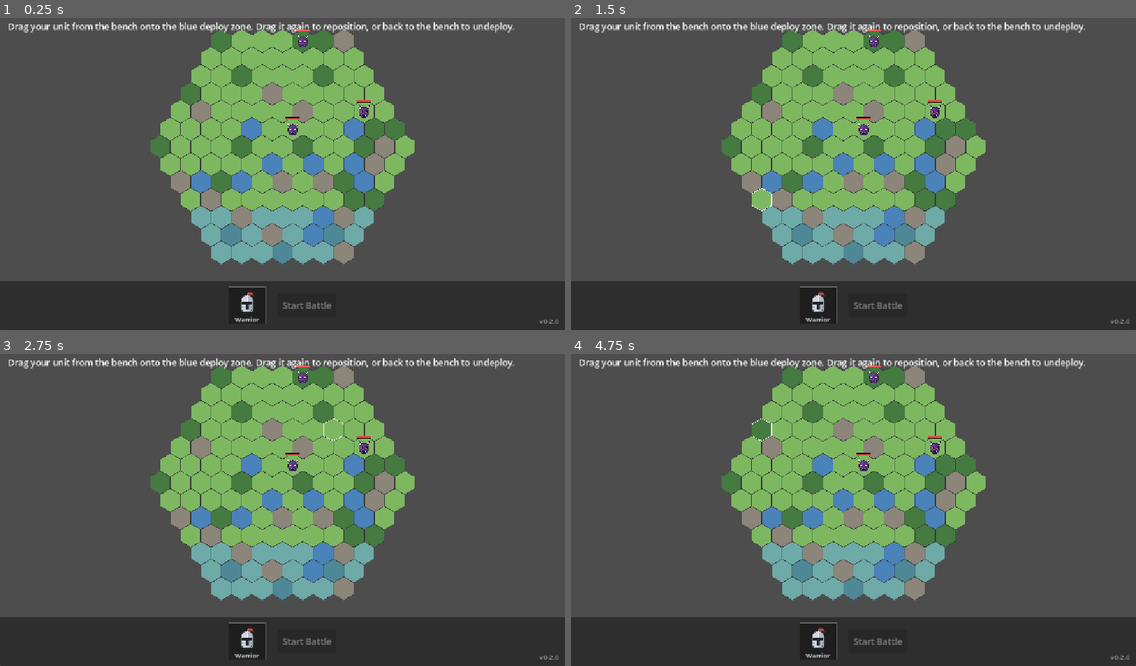
Above: before the commit, frames 1-4 (two rows, left to right).
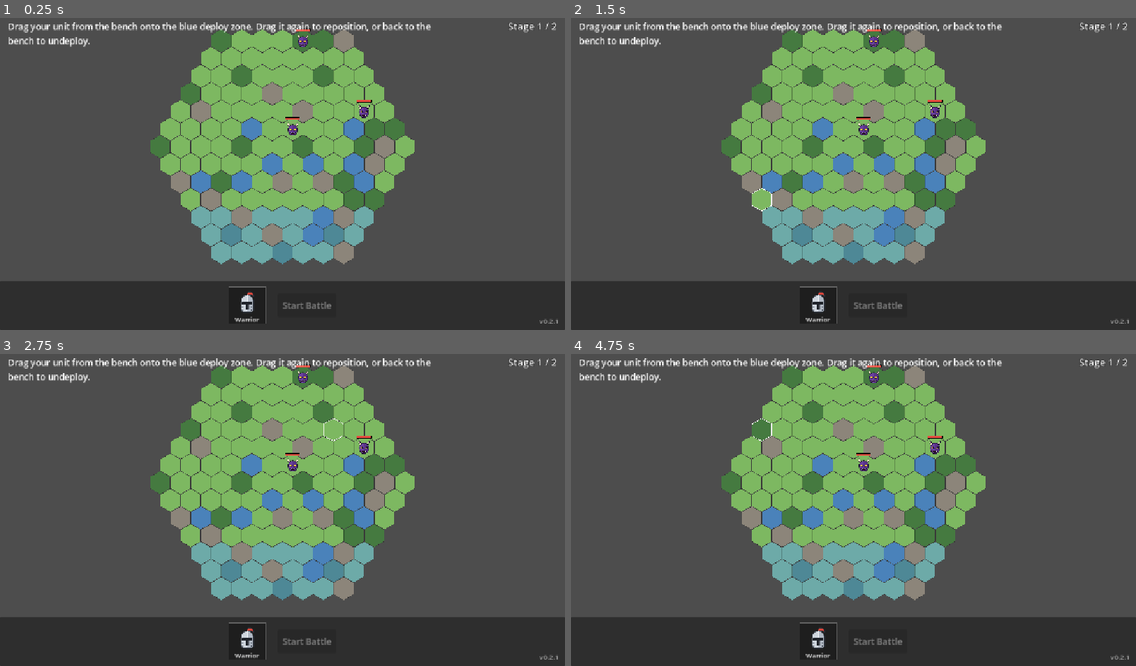
Above: after the commit, the same moments.

Repository: derek-chou/chess
Game: Godot game, scene res://scenes/Main.tscn
Two runs of this game, one before a commit and one after it. Both use one fixed random seed, a clock stepped at 60 frames per second and the inputs below.
Inputs (mouse positions are in pixels of both pictures, inside the frame that each line leads up to):
- Up to frame 1 (0.25 s): no input
- Up to frame 2 (1.5 s): tap Enter at 0.5 s; drag from (819, 305) to (910, 102) at 0.52 s; drag from (740, 186) to (825, 233) at 1.27 s
- Up to frame 3 (2.75 s): tap Space at 2 s; move the mouse to (339, 438) at 2.02 s; click (339, 438) at 2.17 s
- Up to frame 4 (4.75 s): tap Enter at 2.75, 4.25 s; drag from (825, 569) to (684, 460) at 2.77 s; tap Space at 3.5 s; move the mouse to (1023, 553) at 3.52 s; click (1023, 553) at 3.67 s; drag from (684, 460) to (768, 428) at 4.27 s

The runs differ from the first frame. In frame 1, 0.5% of the frame differs, in the area x 1-99%, y 1-98%; in frame 2, 0.5%; in frame 3, 0.5%; in frame 4, 0.5%.

Commit message:
新增第二關（小怪 3 隻＋小王 1 隻）與關卡流程；版號 v0.2.1

Diff:
--- /dev/null
+++ b/icons/boss.svg
@@ -0,0 +1,22 @@
+<svg xmlns="http://www.w3.org/2000/svg" width="128" height="128" viewBox="0 0 64 64">
+  <!-- 大角 -->
+  <path d="M17 26 C8 22 4 12 6 2 C11 10 17 14 25 17 Z" fill="#3a3a3a" stroke="#120808" stroke-width="2" stroke-linejoin="round"/>
+  <path d="M47 26 C56 22 60 12 58 2 C53 10 47 14 39 17 Z" fill="#3a3a3a" stroke="#120808" stroke-width="2" stroke-linejoin="round"/>
+  <!-- 頭 -->
+  <path d="M32 15 C45 15 53 24 53 36 C53 49 44 60 32 60 C20 60 11 49 11 36 C11 24 19 15 32 15 Z" fill="#c0392b" stroke="#120808" stroke-width="2.5"/>
+  <!-- 右側陰影 -->
+  <path d="M32 15 C45 15 53 24 53 36 C53 49 44 60 32 60 Z" fill="#8e2219" opacity="0.55"/>
+  <!-- 金冠 -->
+  <path d="M21 20 L21 9 L26.5 14 L32 6 L37.5 14 L43 9 L43 20 Z" fill="#f5c542" stroke="#120808" stroke-width="2" stroke-linejoin="round"/>
+  <circle cx="32" cy="15" r="2" fill="#3fb6e8" stroke="#120808" stroke-width="1"/>
+  <!-- 怒眼 -->
+  <path d="M16 31 L28 35 L26 41 L17 38 Z" fill="#fff36b" stroke="#120808" stroke-width="1.5" stroke-linejoin="round"/>
+  <path d="M48 31 L36 35 L38 41 L47 38 Z" fill="#fff36b" stroke="#120808" stroke-width="1.5" stroke-linejoin="round"/>
+  <circle cx="24" cy="37.5" r="2" fill="#120808"/>
+  <circle cx="40" cy="37.5" r="2" fill="#120808"/>
+  <!-- 嘴與獠牙 -->
+  <path d="M19 46 C25 51 39 51 45 46 C43 55 37 57 32 57 C27 57 21 55 19 46 Z" fill="#2a0808" stroke="#120808" stroke-width="1.5" stroke-linejoin="round"/>
+  <path d="M22.5 47.5 L25 54.5 L27.5 48.8 Z" fill="#ffffff"/>
+  <path d="M41.5 47.5 L39 54.5 L36.5 48.8 Z" fill="#ffffff"/>
+  <path d="M29.5 49.5 L32 53 L34.5 49.5 Z" fill="#ffffff"/>
+</svg>
--- a/project.godot
+++ b/project.godot
@@ -11,7 +11,7 @@
 [application]
 
 config/name="chess"
-config/version="0.2.0"
+config/version="0.2.1"
 run/main_scene="res://scenes/Main.tscn"
 config/features=PackedStringArray("4.7", "GL Compatibility")
 config/icon="res://icon.svg"
--- a/scenes/Main.tscn
+++ b/scenes/Main.tscn
@@ -16,12 +16,33 @@
 [node name="UI" type="CanvasLayer" parent="."]
 
 [node name="InfoLabel" type="Label" parent="UI"]
+anchors_preset = 10
+anchor_right = 1.0
 offset_left = 16.0
 offset_top = 16.0
-offset_right = 760.0
+offset_right = -232.0
 offset_bottom = 48.0
+grow_horizontal = 2
+mouse_filter = 2
 theme_override_font_sizes/font_size = 18
+autowrap_mode = 3
 text = "Loading..."
+
+[node name="StageLabel" type="Label" parent="UI"]
+anchors_preset = 1
+anchor_left = 1.0
+anchor_right = 1.0
+offset_left = -216.0
+offset_top = 14.0
+offset_right = -16.0
+offset_bottom = 44.0
+grow_horizontal = 0
+mouse_filter = 2
+theme_override_colors/font_outline_color = Color(0, 0, 0, 1)
+theme_override_constants/outline_size = 4
+theme_override_font_sizes/font_size = 20
+text = "Stage 1"
+horizontal_alignment = 2
 
 [node name="EndTurnButton" type="Button" parent="UI"]
 visible = false
--- a/scripts/main.gd
+++ b/scripts/main.gd
@@ -15,10 +15,14 @@
 @onready var game_over_title: Label = $UI/GameOver/Center/Box/Title
 @onready var game_over_subtitle: Label = $UI/GameOver/Center/Box/Subtitle
 @onready var restart_button: Button = $UI/GameOver/Center/Box/RestartButton
+@onready var stage_label: Label = $UI/StageLabel
 
 enum Phase { DEPLOY, PLAYER_TURN, ENEMY_TURN, GAME_OVER }
 var phase: Phase = Phase.DEPLOY
 var turn_number: int = 0
+
+## 目前關卡索引；static 讓它在重新載入場景後保留
+static var current_stage: int = 0
 
 ## 拖曳佈署中的單位與其原位置（NO_COORD 代表從佈署欄拖出）
 var drag_unit: Unit = null
@@ -46,8 +50,15 @@
 
 ## 佈署區為地圖最下方幾列
 const DEPLOY_ROWS := 3
-const ENEMY_COUNT := 3
-const ENEMY_STATS := {"name": "Enemy", "icon": preload("res://icons/monster.svg"), "move_range": 3, "max_hp": 12, "attack": 4, "crit_chance": 0.1}
+const ENEMY_TYPES := {
+	"minion": {"name": "Minion", "icon": preload("res://icons/monster.svg"), "move_range": 3, "max_hp": 12, "attack": 4, "crit_chance": 0.1},
+	"boss": {"name": "Boss", "icon": preload("res://icons/boss.svg"), "move_range": 3, "max_hp": 24, "attack": 5, "crit_chance": 0.15, "radius": 33.0},
+}
+## 每關出場的敵人種類
+const STAGES := [
+	{"enemies": ["minion", "minion", "minion"]},
+	{"enemies": ["minion", "minion", "minion", "boss"]},
+]
 const PLAYER_ROSTER := [
 	{"name": "Warrior", "icon": preload("res://icons/warrior.svg"), "move_range": 3, "max_hp": 30, "attack": 6, "crit_chance": 0.2},
 ]
@@ -56,7 +67,8 @@
 
 func _ready() -> void:
 	version_label.text = "v%s" % ProjectSettings.get_setting("application/config/version", "0.0.0")
-	restart_button.pressed.connect(func() -> void: get_tree().reload_current_scene())
+	restart_button.pressed.connect(_on_restart_pressed)
+	stage_label.text = "Stage %d / %d" % [current_stage + 1, STAGES.size()]
 	hex_map.generate_map()
 	hex_map.setup_deploy_zone(DEPLOY_ROWS)
 	_spawn_enemies()
@@ -70,8 +82,9 @@
 		if coord.y < 0 and hex_map.is_walkable(coord) and not hex_map.is_deploy_tile(coord):
 			candidates.append(coord)
 	candidates.shuffle()
-	for i in range(min(ENEMY_COUNT, candidates.size())):
-		var enemy := _create_unit(ENEMY_STATS)
+	var enemy_types: Array = STAGES[current_stage]["enemies"]
+	for i in range(min(enemy_types.size(), candidates.size())):
+		var enemy := _create_unit(ENEMY_TYPES[enemy_types[i]])
 		enemy.is_enemy = true
 		units_container.add_child(enemy)
 		enemy.place(candidates[i], hex_map)
@@ -84,6 +97,7 @@
 	unit.max_hp = stats["max_hp"]
 	unit.attack = stats["attack"]
 	unit.crit_chance = stats["crit_chance"]
+	unit.radius = stats.get("radius", unit.radius)
 	return unit
 
 func _setup_bench() -> void:
@@ -550,11 +564,22 @@
 
 ## 結算畫面：背景淡入、標題彈跳放大，最後顯示重新開始按鈕
 func _show_game_over(won: bool) -> void:
-	game_over_title.text = "VICTORY" if won else "DEFEAT"
+	var turns := "%d %s" % [turn_number, "turn" if turn_number == 1 else "turns"]
+	var is_last_stage := current_stage == STAGES.size() - 1
+	if won and not is_last_stage:
+		game_over_title.text = "STAGE CLEAR"
+		game_over_subtitle.text = "Stage %d cleared in %s." % [current_stage + 1, turns]
+		restart_button.text = "Next Stage"
+	elif won:
+		game_over_title.text = "VICTORY"
+		game_over_subtitle.text = "All stages cleared! Final stage took %s." % turns
+		restart_button.text = "Play Again"
+	else:
+		game_over_title.text = "DEFEAT"
+		game_over_subtitle.text = "Your units have fallen on stage %d." % (current_stage + 1)
+		restart_button.text = "Retry Stage"
 	game_over_title.add_theme_color_override("font_color",
 		Color(1, 0.85, 0.3) if won else Color(0.9, 0.25, 0.2))
-	game_over_subtitle.text = "All enemies defeated in %d %s." % [turn_number, "turn" if turn_number == 1 else "turns"] if won \
-		else "Your units have fallen."
 	# 等最後一擊的動畫播完再顯示
 	await get_tree().create_timer(0.5).timeout
 	game_over_panel.modulate.a = 0.0
@@ -577,6 +602,12 @@
 	restart_button.disabled = false
 	restart_button.grab_focus()
 
+## 過關進下一關；全破後從第一關重來；失敗則重打本關
+func _on_restart_pressed() -> void:
+	if _get_team(true).is_empty():
+		current_stage = (current_stage + 1) % STAGES.size()
+	get_tree().reload_current_scene()
+
 func _animate_move(unit: Unit, move_path: Array[Vector2i]) -> void:
 	if move_path.is_empty():
 		return
--- a/scripts/unit.gd
+++ b/scripts/unit.gd
@@ -11,7 +11,8 @@
 @export var is_enemy: bool = false
 @export var icon: Texture2D
 
-const HP_BAR_SIZE := Vector2(48, 7)
+const HP_BAR_HEIGHT := 7.0
+const HP_BAR_MIN_WIDTH := 48.0
 const HP_BAR_GAP := 6.0
 
 var axial_coord: Vector2i = Vector2i.ZERO
@@ -47,10 +48,12 @@
 	_draw_hp_bar()
 
 func _draw_hp_bar() -> void:
-	var origin := Vector2(-HP_BAR_SIZE.x / 2.0, -radius - HP_BAR_GAP - HP_BAR_SIZE.y)
-	var back := Rect2(origin, HP_BAR_SIZE)
+	# 體型較大的單位（如小王）血條也較寬
+	var bar_size := Vector2(maxf(HP_BAR_MIN_WIDTH, radius * 1.9), HP_BAR_HEIGHT)
+	var origin := Vector2(-bar_size.x / 2.0, -radius - HP_BAR_GAP - bar_size.y)
+	var back := Rect2(origin, bar_size)
 	draw_rect(back.grow(1.0), Color.BLACK)
 	draw_rect(back, Color(0.2, 0.2, 0.2))
 	var ratio := float(hp) / float(max_hp) if max_hp > 0 else 0.0
 	var fill_color := Color(0.9, 0.3, 0.25) if is_enemy else Color(0.35, 0.85, 0.35)
-	draw_rect(Rect2(origin, Vector2(HP_BAR_SIZE.x * ratio, HP_BAR_SIZE.y)), fill_color)
+	draw_rect(Rect2(origin, Vector2(bar_size.x * ratio, bar_size.y)), fill_color)
Not shown, added: icons/boss.svg.import
